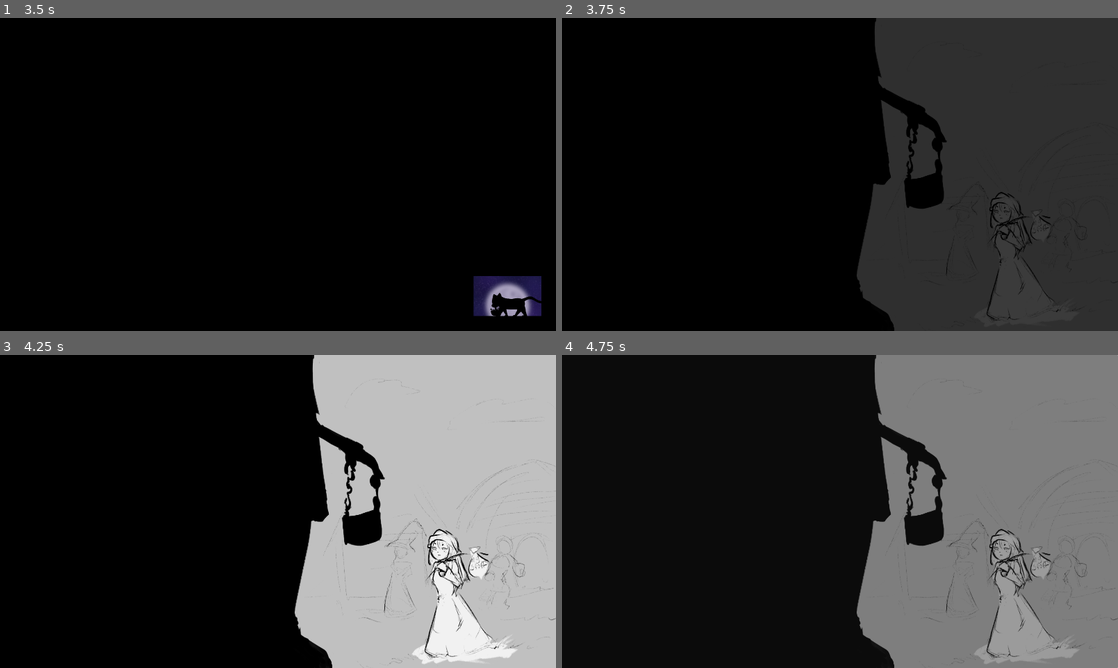
Above: before the commit, frames 1-4 (two rows, left to right).
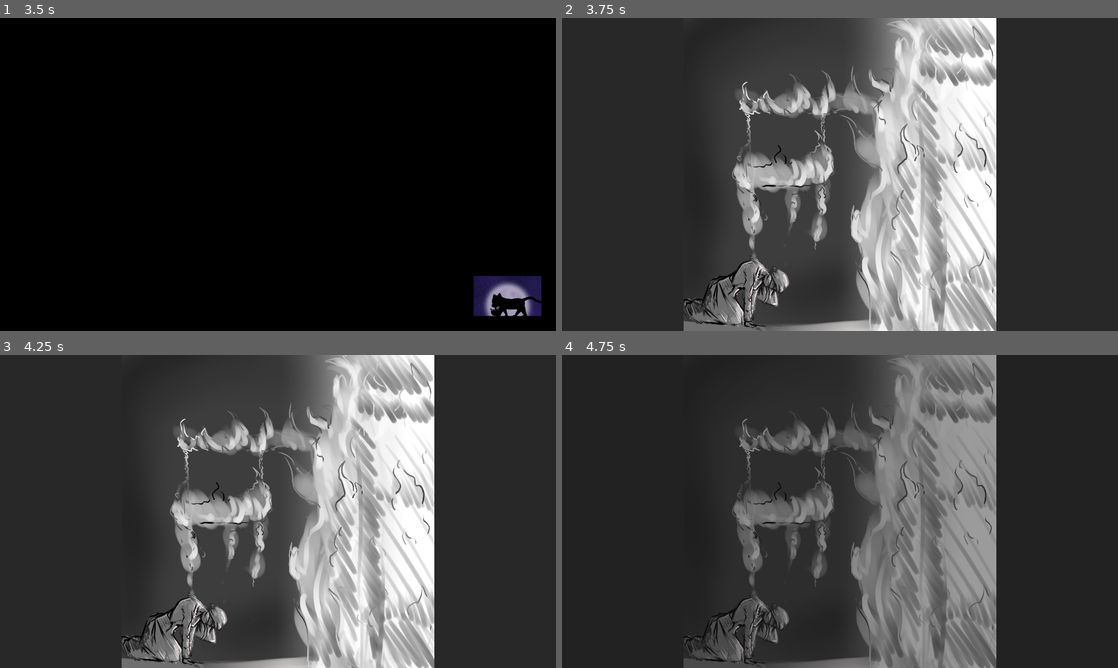
Above: after the commit, the same moments.

Repository: Zettexe/game-jam-dvd-2
Game: Godot game, scene res://MainMenu.tscn
The game is run twice, just before and just after one commit, with the same random seed, the same clock (stepped at 60 frames per second) and the same inputs.
Inputs:
- Up to frame 1 (3.5 s): click "Play" at 0.5 s; click "Play" at 1.25 s; hold D (move_right) 2.03-2.78 s; tap E (interact) at 2.1, 2.85 s; hold S (move_down) from 2.78 s (still down)
- Up to frame 2 (3.75 s): release S (move_down) at 3.53 s; hold D (move_right) from 3.53 s (still down); tap E (interact) at 3.6 s
- Up to frame 3 (4.25 s): keep holding D (move_right)
- Up to frame 4 (4.75 s): release D (move_right) at 4.28 s; hold W (move_up) from 4.28 s (still down); tap E (interact) at 4.35 s

Frame 1 is identical in both runs. In frame 2, 78% of the frame differs, in the area x 0-90%, y 0-100%; in frame 3, 92%, in the area x 0-100%, y 0-100%; in frame 4, 60%.

Commit message:
Fixed carrot rate and game over screen

Diff:
--- a/Scripts/CarrotBox.gd
+++ b/Scripts/CarrotBox.gd
@@ -11,7 +11,7 @@
 
 func _interact():
 	if player[0].has_crate_powerup:
-		progress += origin_rect.position.y / 4
+		progress += origin_rect.position.y / 3
 		for p in player:
 			p.has_crate_powerup = false
 
--- a/test_scene.tscn
+++ b/test_scene.tscn
@@ -27,6 +27,7 @@
 [ext_resource type="Texture2D" uid="uid://ddkde2fx2sciu" path="res://Assets/f1.png" id="21_afwup"]
 [ext_resource type="Texture2D" uid="uid://sr3j6jdfxftq" path="res://Assets/Illustration30.png" id="22_6ndfk"]
 [ext_resource type="Texture2D" uid="uid://gvluqkypcmcs" path="res://Assets/f2.png" id="22_esu45"]
+[ext_resource type="Texture2D" uid="uid://cugjapbx8yl5u" path="res://Assets/Game_Over_option.png" id="22_ktwyf"]
 [ext_resource type="Texture2D" uid="uid://d1s68wjicc5sg" path="res://Assets/f3.png" id="23_v61eh"]
 [ext_resource type="Texture2D" uid="uid://d010c48jrfogk" path="res://Assets/f4.png" id="24_hppmw"]
 
@@ -63,7 +64,7 @@
 size = Vector2(49, 80.8)
 
 [sub_resource type="StyleBoxFlat" id="StyleBoxFlat_6osf1"]
-bg_color = Color(0.717647, 0.00392157, 0.937255, 1)
+bg_color = Color(0.158472, 0.158472, 0.158472, 1)
 
 [sub_resource type="StyleBoxFlat" id="StyleBoxFlat_67803"]
 bg_color = Color(1, 1, 1, 1)
@@ -372,7 +373,6 @@
 script = ExtResource("20_l7gun")
 
 [node name="GameOver" type="Panel" parent="CanvasLayer/Init" groups=["GameOver"]]
-visible = false
 layout_mode = 1
 anchors_preset = 15
 anchor_right = 1.0
@@ -380,6 +380,17 @@
 grow_horizontal = 2
 grow_vertical = 2
 theme_override_styles/panel = SubResource("StyleBoxFlat_6osf1")
+
+[node name="TextureRect" type="TextureRect" parent="CanvasLayer/Init/GameOver"]
+layout_mode = 1
+anchors_preset = 15
+anchor_right = 1.0
+anchor_bottom = 1.0
+grow_horizontal = 2
+grow_vertical = 2
+texture = ExtResource("22_ktwyf")
+expand_mode = 1
+stretch_mode = 5
 
 [node name="Joms" type="Panel" parent="CanvasLayer/Init" groups=["Joms"]]
 visible = false
@@ -409,6 +420,7 @@
 stretch_mode = 5
 
 [node name="IntroBackground" type="TextureRect" parent="CanvasLayer/Init" groups=["Intro"]]
+visible = false
 layout_mode = 1
 anchors_preset = 15
 anchor_right = 1.0
@@ -418,6 +430,7 @@
 texture = ExtResource("21_4iavb")
 
 [node name="Overlay" type="Panel" parent="CanvasLayer/Init" groups=["Overlay"]]
+visible = false
 layout_mode = 1
 anchors_preset = 15
 anchor_right = 1.0
Binary file added: Assets/Game_Over_option.png
Not shown, added: Assets/Game_Over_option.png.import
Not shown: 1 places in test_scene.tscn that only renumber resources
